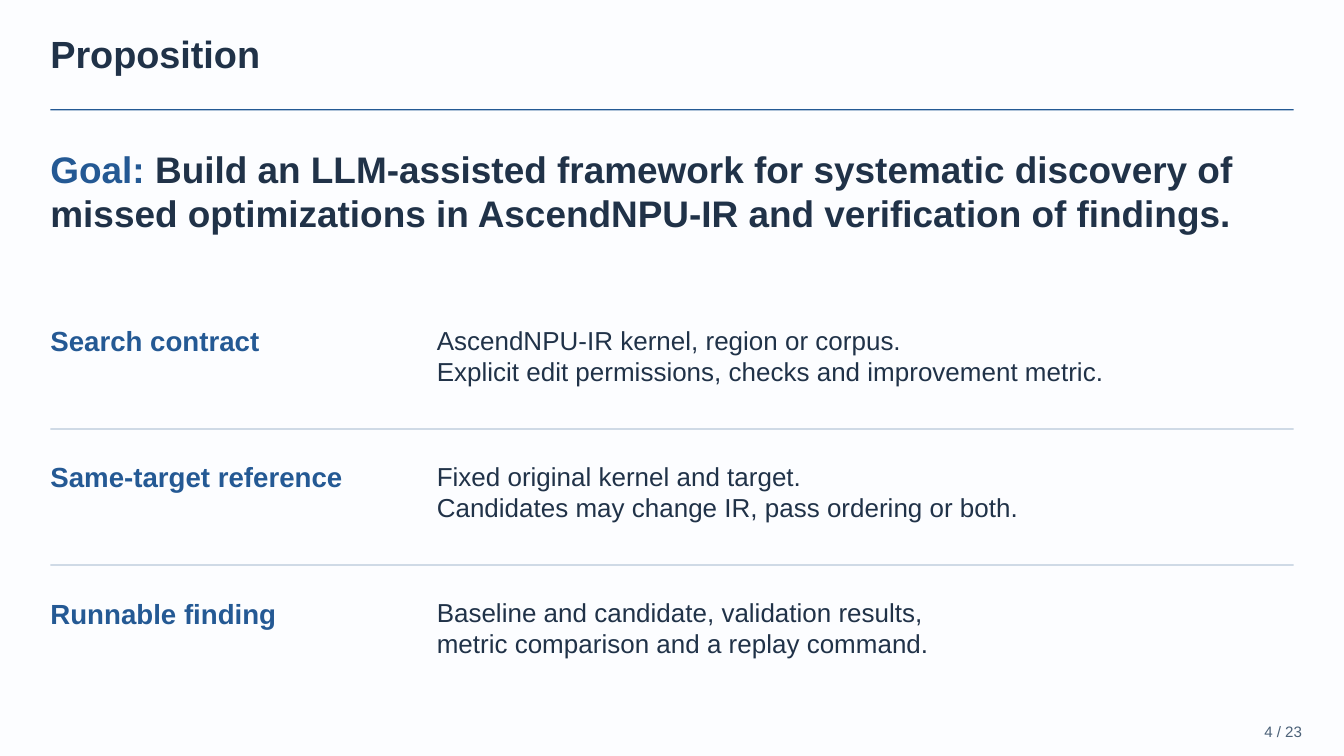
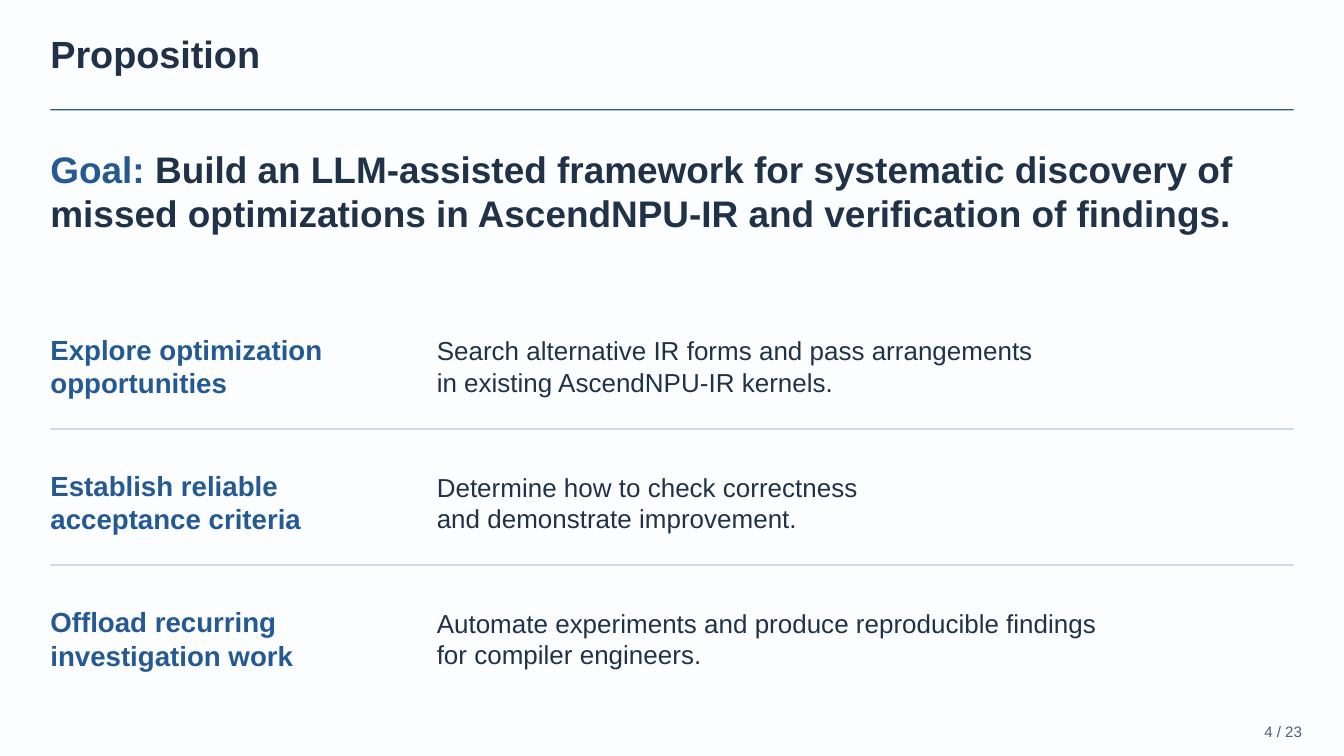
Before and after one commit to BonZirka/ascend-npu-optimization-research, a slide deck: slide 4 of output/ascend-optimization-pitch/ascend-optimization-technical.pptx. Drawn at 1344x756 pixels with LibreOffice and Linux fonts; fonts in the diff are those of the drawing. Boxes give left, top, right and bottom in pixels: in the first picture for what was removed or moved away, otherwise in the second. Text is boxed around its words. In the diff, an @@ line names an element or a change of style, - is before the commit and + after.

Commit message:
Replace proposition contracts with three project objectives

```diff
--- a/output/ascend-optimization-pitch/ascend-optimization-technical.pptx
+++ b/output/ascend-optimization-pitch/ascend-optimization-technical.pptx
@@ text at [50,340,322,399]: text changed @@
-Search contract
+Explore optimization opportunities
@@ text at [437,341,1032,398]: text changed @@
-AscendNPU-IR kernel, region or corpus.
-Explicit edit permissions, checks and improvement metric.
+Search alternative IR forms and pass arrangements
+in existing AscendNPU-IR kernels.
@@ text at [50,476,301,535]: text changed @@
-Same-target reference
+Establish reliable acceptance criteria
@@ text at [437,478,857,534]: text changed @@
-Fixed original kernel and target.
-Candidates may change IR, pass ordering or both.
+Determine how to check correctness
+and demonstrate improvement.
@@ vertical alignment top to middle in 6 elements at [437,341,1032,398], [437,478,857,534], [437,614,1096,670], [50,340,322,399], [50,476,301,535], [50,612,293,671] @@
@@ text at [50,612,293,671]: text changed @@
-Runnable finding
+Offload recurring investigation work
@@ text at [437,614,1096,670]: text changed @@
-Baseline and candidate, validation results,
-metric comparison and a replay command.
+Automate experiments and produce reproducible findings
+for compiler engineers.
```
Also in this commit, not shown: 4 other files.
